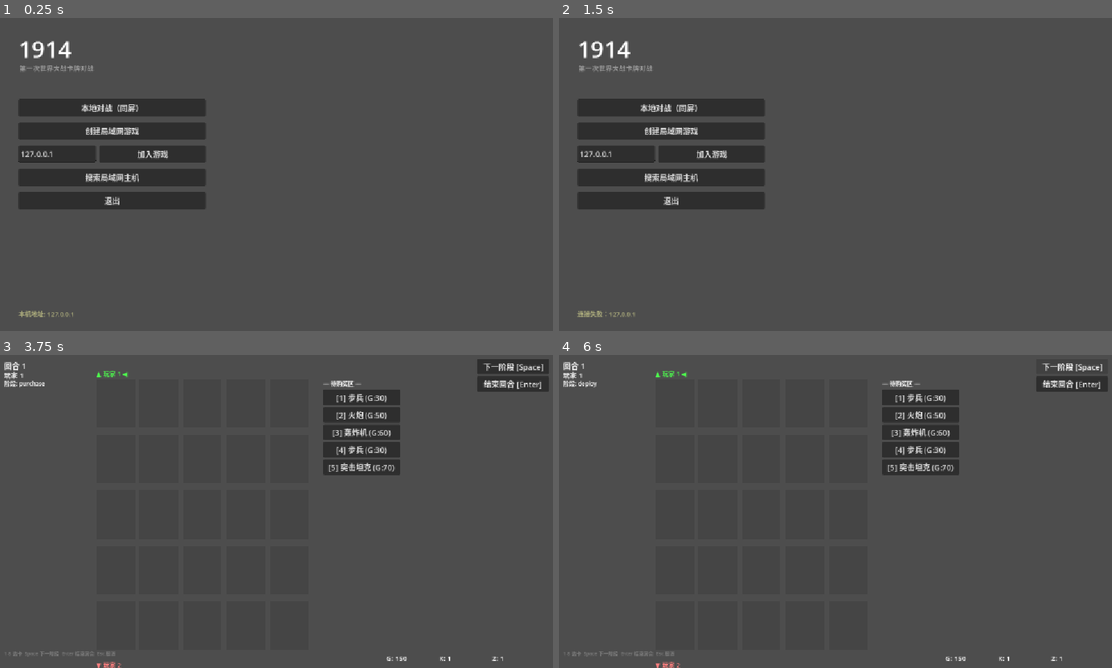
Above: before the commit, frames 1-4 (two rows, left to right).
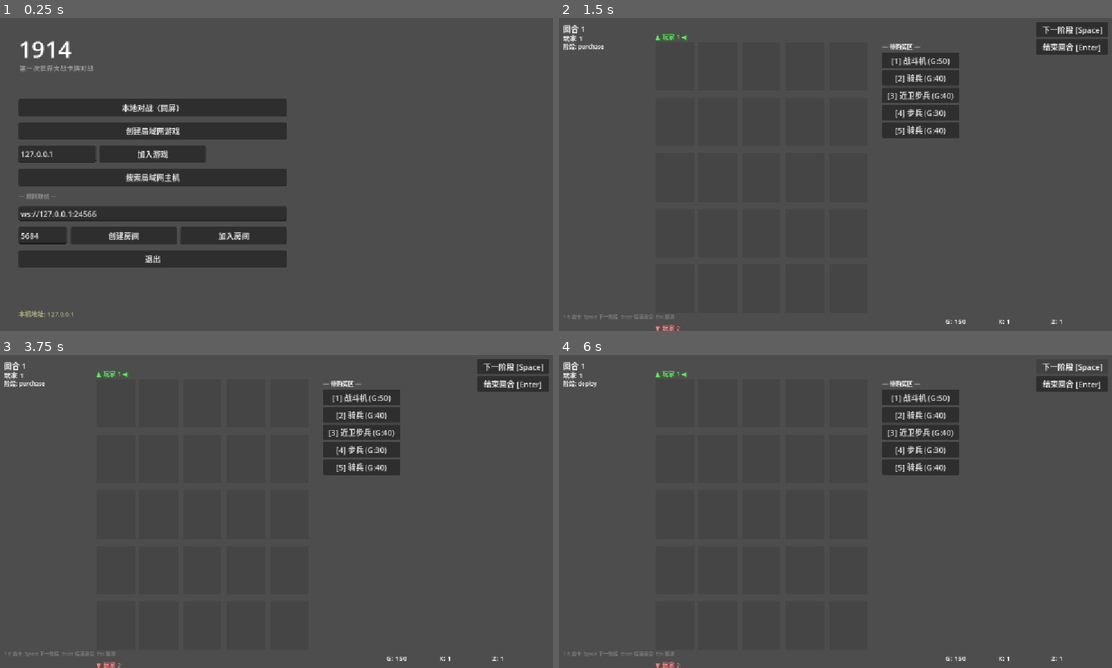
Above: after the commit, the same moments.

Repository: fdvecbtwdh/1914
Game: Godot game, scene res://scenes/main_menu.tscn
The game is run twice, just before and just after one commit, with the same random seed, the same clock (stepped at 60 frames per second) and the same inputs.
Inputs (mouse positions are in pixels of both pictures, inside the frame that each line leads up to):
- Up to frame 1 (0.25 s): no input
- Up to frame 2 (1.5 s): click "加入游戏" at 0.5 s; click (680, 237) at 1.25 s, where only the run after the commit has a clickable "创建房间"
- Up to frame 3 (3.75 s): click (514, 383) at 2 s, where only the run after the commit has a clickable "结束回合 [Enter]"; click (514, 383) at 2.75 s, where only the run after the commit has a clickable "结束回合 [Enter]"; click (110, 445) at 3.5 s, where only the run before the commit has a clickable "本地对战（同屏）"
- Up to frame 4 (6 s): click "结束回合 [Enter]" at 4.25 s; click "结束回合 [Enter]" at 5 s; click "下一阶段 [Space]" at 5.75 s

The runs differ from the first frame. In frame 1, 12% of the frame differs, in the area x 3-52%, y 25-80%; in frame 2, 10%; in frame 3, 0.6%; in frame 4, 0.6%.

Commit message:
feat: M3 cross-network relay client + server deployment kit
- network_manager: relay handshake completion (send join on socket open,
  gate ready-on-joined with pending-ready replay), relay_room_joined signal
- game_manager: start_host_relay/start_join_relay (join waits for room
  acknowledgement before entering battle)
- main_menu: cross-network section (relay URL + room code, create/join),
  viewport-adaptive layout
- deploy/: lightweight relay server (Node.js, room-coded byte pipe) +
  package.json; protocol doc synced with pass-through data messages

Server deployment is the remaining ops step (see deploy/ and
docs/server-relay-protocol.md); client is fully wired.

Diff:
--- a/scripts/autoload/game_manager.gd
+++ b/scripts/autoload/game_manager.gd
@@ -94,6 +94,31 @@
 		game_mode = GameMode.LOCAL
 
 
+## 跨网中继：创建房间（房主/P1）
+func start_host_relay(url: String, room: String) -> void:
+	game_mode = GameMode.HOST
+	NetworkManager.relay_create(url, room)
+	_enter_battle()
+
+
+## 跨网中继：加入房间（客机/P2）——等入房应答后进战斗
+func start_join_relay(url: String, room: String) -> void:
+	game_mode = GameMode.CLIENT
+	NetworkManager.relay_join(url, room)
+	var joined := [false]
+	var on_joined := func(): joined[0] = true
+	NetworkManager.relay_room_joined.connect(on_joined)
+	for i in range(150):
+		if joined[0] or not NetworkManager.is_network_game:
+			break
+		await get_tree().create_timer(0.1).timeout
+	NetworkManager.relay_room_joined.disconnect(on_joined)
+	if joined[0]:
+		_enter_battle()
+	else:
+		game_mode = GameMode.LOCAL
+
+
 func quit_game() -> void:
 	NetworkManager.leave()
 	get_tree().quit()
--- a/scripts/network/network_manager.gd
+++ b/scripts/network/network_manager.gd
@@ -7,6 +7,7 @@
 
 signal net_status(status: String)          # 供菜单/UI 显示的文字状态
 signal connected_ok()                       # 客机：已连上房主
+signal relay_room_joined()                  # 中继：已入房（可开始等待开局）
 signal opponent_joined()                    # 房主：对手已连上
 signal game_start_received(payload: Dictionary)  # 双方：收到开局信息（seed/decks）
 signal action_received(action: Dictionary)  # 双方：收到远端指令（GameManager 接入 TurnManager）
@@ -40,6 +41,9 @@
 # ── WebSocket 中继（实验） ──
 var _relay_ws: WebSocketPeer = null
 var _relay_is_creator := false
+var _relay_room := ""
+var _relay_joined := false          # 已收到服务器 joined 应答（可发 ready）
+var _relay_join_sent := false       # 已发送 join 请求
 
 
 func _enter_tree() -> void:
@@ -103,9 +107,10 @@
 	if mode == Mode.HOSTING and _remote_scene_ready:
 		_send_start()
 	elif mode == Mode.JOINING:
-		# ENet：告诉房主我准备好了；中继：同义 JSON
+		# ENet：告诉房主我准备好了；中继：必须在入房后发（见 _relay_on_json "joined"）
 		if _relay_ws != null:
-			_relay_send({"t": "ready"})
+			if _relay_joined:
+				_relay_send({"t": "ready"})
 		else:
 			_rpc_client_ready.rpc_id(1)
 
@@ -163,6 +168,9 @@
 	_remote_scene_ready = false
 	_client_peer_id = 0
 	_relay_is_creator = false
+	_relay_room = ""
+	_relay_joined = false
+	_relay_join_sent = false
 	_stop_udp()
 	_close_relay()
 	if get_multiplayer().multiplayer_peer != null:
@@ -361,6 +369,9 @@
 	reset()
 	_relay_ws = WebSocketPeer.new()
 	_relay_is_creator = create
+	_relay_room = room
+	_relay_joined = false
+	_relay_join_sent = false
 	var err := _relay_ws.connect_to_url(url)
 	if err != OK:
 		_emit_status("中继连接失败：%s" % url)
@@ -377,6 +388,9 @@
 	_relay_ws.poll()
 	var state := _relay_ws.get_ready_state()
 	if state == WebSocketPeer.STATE_OPEN:
+		if not _relay_join_sent:
+			_relay_join_sent = true
+			_relay_send({"t": "join", "room": _relay_room})
 		while _relay_ws.get_available_packet_count() > 0:
 			var pkt := _relay_ws.get_packet()
 			_relay_on_json(JSON.parse_string(pkt.get_string_from_utf8()))
@@ -403,8 +417,13 @@
 				local_player_idx = 0
 			elif peers >= 2:
 				local_player_idx = 1
+			_relay_joined = true
 			is_network_game = true
+			relay_room_joined.emit()
 			_emit_status("中继房间就绪，等待双方场景加载…")
+			# 场景先于入房就绪的情况：入房后补发 ready
+			if mode == Mode.JOINING and _local_scene_ready:
+				_relay_send({"t": "ready"})
 		"ready":
 			_remote_scene_ready = true
 			if _relay_is_creator and _local_scene_ready:
--- a/scripts/ui/main_menu.gd
+++ b/scripts/ui/main_menu.gd
@@ -9,6 +9,11 @@
 var _title: Label
 var _subtitle: Label
 var _box: VBoxContainer
+var _relay_url_edit: LineEdit
+var _relay_room_edit: LineEdit
+
+## 默认中继服务器（部署后改成你的域名，见 docs/server-relay-protocol.md）
+const DEFAULT_RELAY_URL := "ws://127.0.0.1:24566"
 
 
 func _ready() -> void:
@@ -50,6 +55,31 @@
 	_add_button_to(row, "加入游戏", _on_join_pressed)
 
 	_discover_btn = _add_button(_box, "搜索局域网主机", _on_discover_pressed)
+
+	# ── 跨网联机（中继，手机流量/异地可用） ──
+	var relay_label := Label.new()
+	relay_label.text = "— 跨网联机 —"
+	relay_label.add_theme_font_size_override("font_size", 12)
+	relay_label.add_theme_color_override("font_color", Color(0.55, 0.55, 0.55))
+	_box.add_child(relay_label)
+
+	_relay_url_edit = LineEdit.new()
+	_relay_url_edit.text = DEFAULT_RELAY_URL
+	_relay_url_edit.placeholder_text = "中继服务器地址"
+	_relay_url_edit.custom_minimum_size = Vector2(260, 0)
+	_box.add_child(_relay_url_edit)
+
+	var relay_row := HBoxContainer.new()
+	relay_row.add_theme_constant_override("separation", 8)
+	_box.add_child(relay_row)
+	_relay_room_edit = LineEdit.new()
+	_relay_room_edit.text = "%04d" % (randi() % 10000)
+	_relay_room_edit.placeholder_text = "房间码"
+	_relay_room_edit.custom_minimum_size = Vector2(100, 0)
+	relay_row.add_child(_relay_room_edit)
+	_add_button_to(relay_row, "创建房间", _on_relay_create_pressed)
+	_add_button_to(relay_row, "加入房间", _on_relay_join_pressed)
+
 	_add_button(_box, "退出", func(): GameManager.quit_game())
 
 	_status = Label.new()
@@ -97,6 +127,29 @@
 	NetworkManager.start_discovery(3.0)
 
 
+func _relay_args() -> Array:
+	var url := _relay_url_edit.text.strip_edges()
+	var room := _relay_room_edit.text.strip_edges().to_upper()
+	if url == "" or room == "":
+		_status.text = "请填写中继服务器地址和房间码"
+		return []
+	return [url, room]
+
+
+func _on_relay_create_pressed() -> void:
+	var args := _relay_args()
+	if args.is_empty():
+		return
+	GameManager.start_host_relay(args[0], args[1])
+
+
+func _on_relay_join_pressed() -> void:
+	var args := _relay_args()
+	if args.is_empty():
+		return
+	GameManager.start_join_relay(args[0], args[1])
+
+
 func _on_hosts_found(found: Array) -> void:
 	if found.is_empty():
 		_status.text = "未发现局域网主机（确认对方已点「创建局域网游戏」）"
Not shown, added: deploy/package.json
Not shown, added: deploy/relay-server.js
Not shown, changed: docs/server-relay-protocol.md
